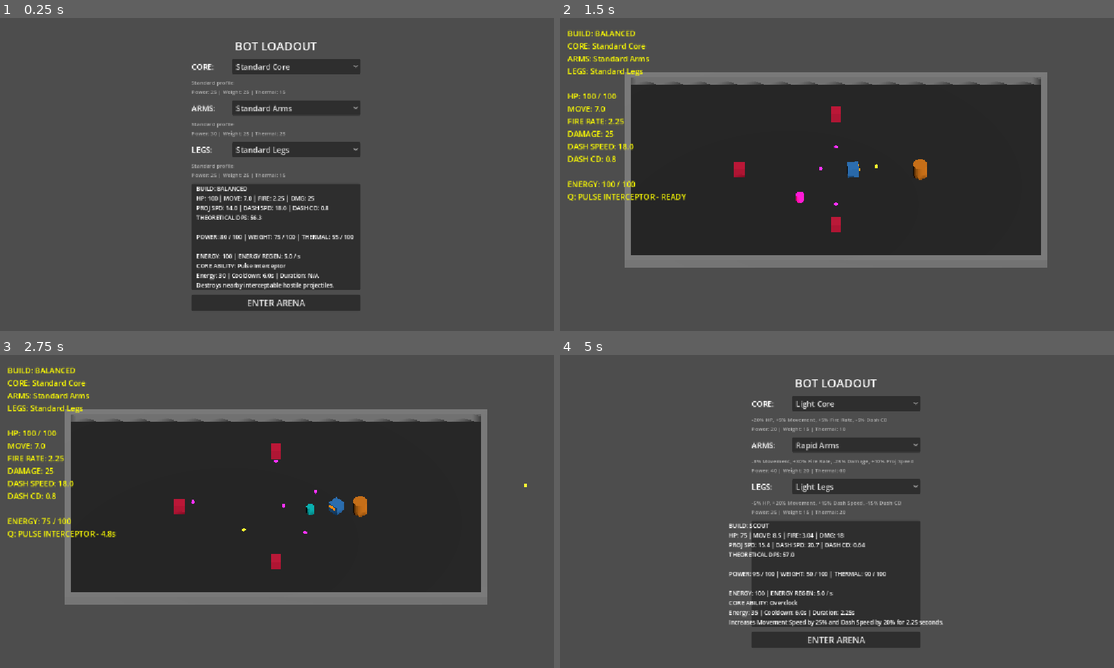
Above: before the commit, frames 1-4 (two rows, left to right).
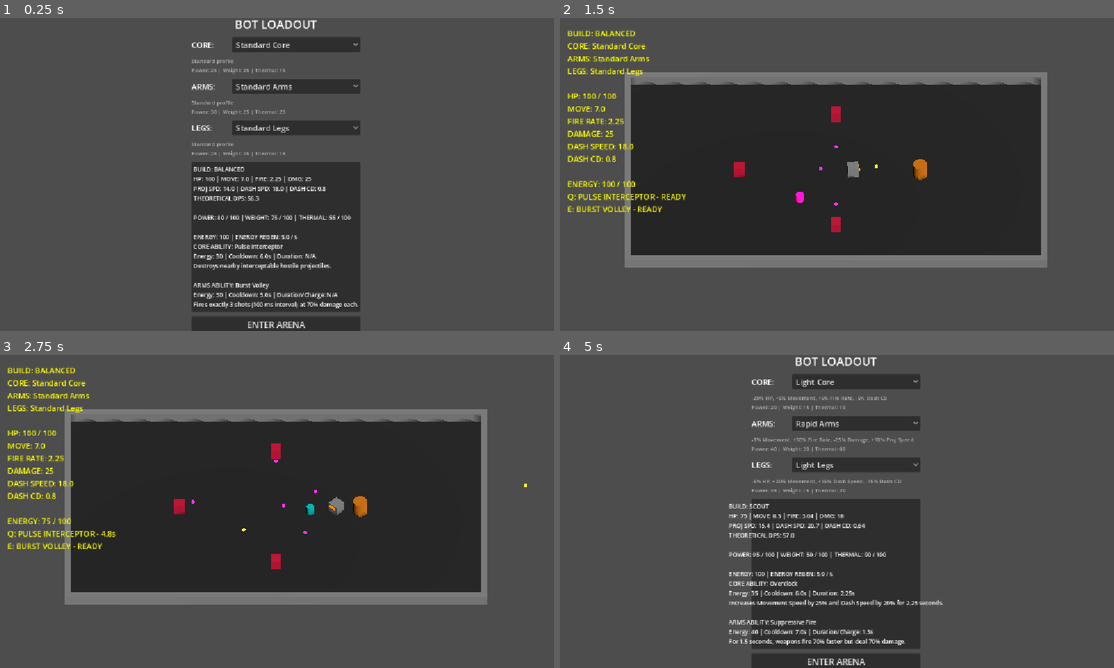
Above: after the commit, the same moments.

Repository: zwordup-sudo/BotArena
Game: Godot game, scene res://scenes/loadout_3d.tscn
Same seed, same stepped clock (60 frames per second), same inputs: the game is played once before the commit and once after it.
Inputs (mouse positions are in pixels of both pictures, inside the frame that each line leads up to):
- Up to frame 1 (0.25 s): no input
- Up to frame 2 (1.5 s): click "ENTER ARENA" at 0.5 s; tap Enter at 1.25 s; move the mouse to (958, 158) at 1.27 s; press the mouse at (958, 158) at 1.28 s; hold D (move_right) from 1.28 s (still down)
- Up to frame 3 (2.75 s): tap Q (core_ability) at 1.55 s; release D (move_right) at 2 s; release the mouse at (398, 495) at 2 s; drag from (166, 527) to (249, 574) at 2.02 s
- Up to frame 4 (5 s): move the mouse to (892, 442) at 2.77 s; hold D (move_right) 2.78-3.5 s; tap Space (dash) at 2.85 s; tap E (arms_ability, bound only after the commit) at 3.05 s; drag from (809, 574) to (670, 464) at 3.52 s; move the mouse to (1003, 558) at 4.27 s; hold A (move_left) from 4.28 s (still down); tap 1 at 4.35 s; tap 2 at 4.55 s; tap Escape at 4.9 s

The runs differ from the first frame. In frame 1, 14% of the frame differs, in the area x 34-65%, y 0-100%; in frame 2, 0.3%; in frame 3, 0.3%; in frame 4, 14%, in the area x 30-70%, y 0-100%.

Commit message:
feat: validate arms active abilities

Diff:
--- a/project.godot
+++ b/project.godot
@@ -66,6 +66,12 @@
 "events": [Object(InputEventKey,"resource_local_to_scene":false,"resource_name":"","device":-1,"window_id":0,"alt_press …(190 unchanged characters)…
 ]
 }
+arms_ability={
+"deadzone": 0.5,
+"events": [Object(InputEventKey,"resource_local_to_scene":false,"resource_name":"","device":-1,"window_id":0,"alt_pressed":false,"shift_pressed":false,"ctrl_pressed":false,"meta_pressed":false,"pressed":false,"keycode":69,"physical_keycode":0,"key_label":0,"unicode":0,"location":0,"echo":false,"script":null)
+]
+}
+
 
 
 [physics]
--- /dev/null
+++ b/resources/abilities/arms/heavy_charged_shot.tres
@@ -0,0 +1,24 @@
+[gd_resource type="Resource" script_class="AbilityData" load_steps=2 format=3]
+
+[ext_resource type="Script" path="res://scripts/data/ability_data.gd" id="1_ability"]
+
+[resource]
+script = ExtResource("1_ability")
+id = "heavy_charged_shot"
+display_name = "Charged Shot"
+description = "Charges for 0.8s, firing a massive projectile dealing 250% damage at 85% speed."
+energy_cost = 35.0
+cooldown = 6.0
+duration = 0.0
+effect_type = 5
+pulse_radius = 0.0
+movement_speed_pct = 0.0
+dash_speed_pct = 0.0
+incoming_damage_multiplier = 1.0
+projectile_count = 1
+shot_interval = 0.0
+projectile_damage_multiplier = 2.50
+fire_rate_multiplier = 1.0
+charge_time = 0.80
+projectile_size_multiplier = 1.60
+projectile_speed_multiplier = 0.85
--- /dev/null
+++ b/resources/abilities/arms/rapid_suppressive_fire.tres
@@ -0,0 +1,24 @@
+[gd_resource type="Resource" script_class="AbilityData" load_steps=2 format=3]
+
+[ext_resource type="Script" path="res://scripts/data/ability_data.gd" id="1_ability"]
+
+[resource]
+script = ExtResource("1_ability")
+id = "rapid_suppressive_fire"
+display_name = "Suppressive Fire"
+description = "For 1.5 seconds, weapons fire 70% faster but deal 70% damage."
+energy_cost = 40.0
+cooldown = 7.0
+duration = 1.5
+effect_type = 4
+pulse_radius = 0.0
+movement_speed_pct = 0.0
+dash_speed_pct = 0.0
+incoming_damage_multiplier = 1.0
+projectile_count = 0
+shot_interval = 0.0
+projectile_damage_multiplier = 0.70
+fire_rate_multiplier = 1.70
+charge_time = 0.0
+projectile_size_multiplier = 1.0
+projectile_speed_multiplier = 1.0
--- /dev/null
+++ b/resources/abilities/arms/standard_burst_volley.tres
@@ -0,0 +1,24 @@
+[gd_resource type="Resource" script_class="AbilityData" load_steps=2 format=3]
+
+[ext_resource type="Script" path="res://scripts/data/ability_data.gd" id="1_ability"]
+
+[resource]
+script = ExtResource("1_ability")
+id = "standard_burst_volley"
+display_name = "Burst Volley"
+description = "Fires exactly 3 shots (100 ms interval) at 70% damage each."
+energy_cost = 30.0
+cooldown = 5.0
+duration = 0.0
+effect_type = 3
+pulse_radius = 0.0
+movement_speed_pct = 0.0
+dash_speed_pct = 0.0
+incoming_damage_multiplier = 1.0
+projectile_count = 3
+shot_interval = 0.10
+projectile_damage_multiplier = 0.70
+fire_rate_multiplier = 1.0
+charge_time = 0.0
+projectile_size_multiplier = 1.0
+projectile_speed_multiplier = 1.0
--- a/resources/parts/arms/heavy_arms.tres
+++ b/resources/parts/arms/heavy_arms.tres
@@ -1,9 +1,10 @@
-[gd_resource type="Resource" script_class="PartData" load_steps=2 format=3]
+[gd_resource type="Resource" script_class="PartData" load_steps=3 format=3]
 
-[ext_resource type="Script" path="res://scripts/data/part_data.gd" id="1_partdata"]
+[ext_resource type="Resource" path="res://resources/abilities/arms/heavy_charged_shot.tres" id="1_ability"]
+[ext_resource type="Script" path="res://scripts/data/part_data.gd" id="2_partdata"]
 
 [resource]
-script = ExtResource("1_partdata")
+script = ExtResource("2_partdata")
 id = "heavy_arms"
 display_name = "Heavy Arms"
 slot = 1
@@ -19,3 +20,4 @@
 power_cost = 45.0
 weight_cost = 40.0
 thermal_load = 40.0
+active_ability = ExtResource("1_ability")
--- a/resources/parts/arms/rapid_arms.tres
+++ b/resources/parts/arms/rapid_arms.tres
@@ -1,9 +1,10 @@
-[gd_resource type="Resource" script_class="PartData" load_steps=2 format=3]
+[gd_resource type="Resource" script_class="PartData" load_steps=3 format=3]
 
-[ext_resource type="Script" path="res://scripts/data/part_data.gd" id="1_partdata"]
+[ext_resource type="Resource" path="res://resources/abilities/arms/rapid_suppressive_fire.tres" id="1_ability"]
+[ext_resource type="Script" path="res://scripts/data/part_data.gd" id="2_partdata"]
 
 [resource]
-script = ExtResource("1_partdata")
+script = ExtResource("2_partdata")
 id = "rapid_arms"
 display_name = "Rapid Arms"
 slot = 1
@@ -19,3 +20,4 @@
 power_cost = 40.0
 weight_cost = 20.0
 thermal_load = 60.0
+active_ability = ExtResource("1_ability")
--- a/resources/parts/arms/standard_arms.tres
+++ b/resources/parts/arms/standard_arms.tres
@@ -1,9 +1,10 @@
-[gd_resource type="Resource" script_class="PartData" load_steps=2 format=3]
+[gd_resource type="Resource" script_class="PartData" load_steps=3 format=3]
 
-[ext_resource type="Script" path="res://scripts/data/part_data.gd" id="1_partdata"]
+[ext_resource type="Resource" path="res://resources/abilities/arms/standard_burst_volley.tres" id="1_ability"]
+[ext_resource type="Script" path="res://scripts/data/part_data.gd" id="2_partdata"]
 
 [resource]
-script = ExtResource("1_partdata")
+script = ExtResource("2_partdata")
 id = "standard_arms"
 display_name = "Standard Arms"
 slot = 1
@@ -19,3 +20,4 @@
 power_cost = 30.0
 weight_cost = 25.0
 thermal_load = 25.0
+active_ability = ExtResource("1_ability")
--- a/scenes/loadout_3d.tscn
+++ b/scenes/loadout_3d.tscn
@@ -19,9 +19,9 @@
 anchor_right = 0.5
 anchor_bottom = 0.5
 offset_left = -175.0
-offset_top = -280.0
+offset_top = -300.0
 offset_right = 175.0
-offset_bottom = 280.0
+offset_bottom = 300.0
 grow_horizontal = 2
 grow_vertical = 2
 theme_override_constants/separation = 10
@@ -87,7 +87,7 @@
 autowrap_mode = 2
 
 [node name="StatsPanel" type="Panel" parent="VBoxContainer"]
-custom_minimum_size = Vector2(0, 220)
+custom_minimum_size = Vector2(0, 310)
 layout_mode = 2
 
 [node name="StatsLabel" type="Label" parent="VBoxContainer/StatsPanel"]
--- a/scripts/data/ability_data.gd
+++ b/scripts/data/ability_data.gd
@@ -4,7 +4,10 @@
 enum EffectType {
 	PULSE_INTERCEPT,
 	TEMPORARY_STAT_MODIFIER,
-	DAMAGE_REDUCTION
+	DAMAGE_REDUCTION,
+	BURST_VOLLEY,
+	SUPPRESSIVE_FIRE,
+	CHARGED_SHOT
 }
 
 @export var id: String = ""
@@ -22,3 +25,12 @@
 @export var movement_speed_pct: float = 0.0
 @export var dash_speed_pct: float = 0.0
 @export var incoming_damage_multiplier: float = 1.0
+
+# Arms Ability configuration fields
+@export var projectile_count: int = 0
+@export var shot_interval: float = 0.0
+@export var projectile_damage_multiplier: float = 1.0
+@export var fire_rate_multiplier: float = 1.0
+@export var charge_time: float = 0.0
+@export var projectile_size_multiplier: float = 1.0
+@export var projectile_speed_multiplier: float = 1.0
--- a/scripts/loadout_3d.gd
+++ b/scripts/loadout_3d.gd
@@ -146,6 +146,20 @@
 			"Energy: " + str(int(ab.energy_cost)) + " | Cooldown: " + str(ab.cooldown) + "s | Duration: " + dur_str + "\n" + \
 			ab.description
 
+	# Arms active ability summary
+	var arms_txt = "ARMS ABILITY: None"
+	if current_build.arms and current_build.arms.active_ability:
+		var ab = current_build.arms.active_ability
+		var dur_str = "N/A"
+		if ab.duration > 0.0:
+			dur_str = str(ab.duration) + "s"
+		elif ab.charge_time > 0.0:
+			dur_str = "Charge: " + str(ab.charge_time) + "s"
+
+		arms_txt = "ARMS ABILITY: " + ab.display_name + "\n" + \
+			"Energy: " + str(int(ab.energy_cost)) + " | Cooldown: " + str(ab.cooldown) + "s | Duration/Charge: " + dur_str + "\n" + \
+			ab.description
+
 	stats_label.text = (
 		"BUILD: " + build_name + stress_txt + "\n" +
 		"HP: " + str(int(calc.max_health)) + " | MOVE: " + str(snapped(calc.movement_speed, 0.1)) + " | FIRE: " + str(snapped(calc.fire_rate, 0.01)) + " | DMG: " + str(int(calc.projectile_damage)) + "\n" +
@@ -153,7 +167,8 @@
 		"THEORETICAL DPS: " + str(snapped(dps, 0.1)) + "\n\n" +
 		"POWER: " + power_txt + " | WEIGHT: " + weight_txt + " | THERMAL: " + thermal_txt + "\n\n" +
 		"ENERGY: 100 | ENERGY REGEN: 5.0 / s\n" +
-		ability_txt
+		ability_txt + "\n\n" +
+		arms_txt
 	)
 
 func _on_enter_pressed() -> void:
--- a/scripts/player_3d.gd
+++ b/scripts/player_3d.gd
@@ -53,20 +53,35 @@
 var dash_cooldown_timer: float = 0.0
 var dash_direction: Vector3 = Vector3.ZERO
 
-# Energy System
+# Energy System (Shared combat resource)
 var max_energy: float = 100.0
 var energy_regen_per_second: float = 5.0
 var current_energy: float = 100.0
 
-# Temporary Active Ability Stat Modifiers
-var temporary_speed_mod: float = 0.0
-var temporary_dash_speed_mod: float = 0.0
+# Core Active Ability temporary stats modifiers
+var core_temp_speed_mod: float = 0.0
+var core_temp_dash_speed_mod: float = 0.0
 var incoming_damage_multiplier: float = 1.0
 
-# Active Ability State
-var cooldown_timer: float = 0.0
-var duration_timer: float = 0.0
-var is_ability_active: bool = false
+# Arms Active Ability temporary stats modifiers
+var arms_temp_fire_rate_multiplier: float = 1.0
+var arms_temp_projectile_damage_multiplier: float = 1.0
+
+# Independent Core Ability State (Q)
+var core_cooldown_timer: float = 0.0
+var core_duration_timer: float = 0.0
+var is_core_active: bool = false
+
+# Independent Arms Ability State (E)
+var arms_cooldown_timer: float = 0.0
+var arms_duration_timer: float = 0.0
+var is_arms_active: bool = false
+
+# Arms ability execution block parameters
+var is_burst_volley_active: bool = false
+var is_charged_shot_charging: bool = false
+var charged_shot_charge_timer: float = 0.0
+
 var current_build_name: String = "BALANCED"
 
 func _ready() -> void:
@@ -97,12 +112,14 @@
 	if bot_build:
 		var calc = load("res://scripts/data/bot_stat_calculator.gd").calculate(bot_build)
 		max_health = calc.max_health
-		speed = calc.movement_speed * (1.0 + temporary_speed_mod)
-		fire_rate = calc.fire_rate
-		projectile_damage = calc.projectile_damage
+
+		# Coexisting modifiers: Permanent Effective Stats + Core Temp + Arms Temp
+		speed = calc.movement_speed * (1.0 + core_temp_speed_mod)
+		fire_rate = calc.fire_rate * arms_temp_fire_rate_multiplier
+		projectile_damage = calc.projectile_damage * arms_temp_projectile_damage_multiplier
 		projectile_speed = calc.projectile_speed
 
-		dash_speed = calc.dash_speed * (1.0 + temporary_dash_speed_mod)
+		dash_speed = calc.dash_speed * (1.0 + core_temp_dash_speed_mod)
 		dash_duration = calc.dash_duration
 		dash_cooldown = calc.dash_cooldown
 
@@ -111,16 +128,30 @@
 	current_build_name = build_name
 
 	# Clear temporary stat overrides
-	is_ability_active = false
-	temporary_speed_mod = 0.0
-	temporary_dash_speed_mod = 0.0
+	is_core_active = false
+	core_temp_speed_mod = 0.0
+	core_temp_dash_speed_mod = 0.0
 	incoming_damage_multiplier = 1.0
-	cooldown_timer = 0.0
-	duration_timer = 0.0
+	core_cooldown_timer = 0.0
+	core_duration_timer = 0.0
+
+	is_arms_active = false
+	arms_temp_fire_rate_multiplier = 1.0
+	arms_temp_projectile_damage_multiplier = 1.0
+	arms_cooldown_timer = 0.0
+	arms_duration_timer = 0.0
+
+	is_burst_volley_active = false
+	is_charged_shot_charging = false
+	charged_shot_charge_timer = 0.0
+
 	current_energy = max_energy
 
 	recalculate_stats()
 	current_health = max_health
+
+	# Update mesh visual shader override
+	update_mesh_color()
 
 	# Update index track if we loaded a preset
 	if build_name == "BALANCED":
@@ -234,22 +265,38 @@
 	# Energy Regeneration
 	current_energy = clamp(current_energy + energy_regen_per_second * delta, 0.0, max_energy)
 
-	# Ability Cooldown tracking
-	if cooldown_timer > 0.0:
-		cooldown_timer -= delta
-
-	# Ability Duration tracking
-	if is_ability_active:
-		duration_timer -= delta
-		if duration_timer <= 0.0:
-			end_ability()
-
-	# Trigger core ability
+	# Independent Core Ability Cooldown and Duration tracking
+	if core_cooldown_timer > 0.0:
+		core_cooldown_timer -= delta
+	if is_core_active:
+		core_duration_timer -= delta
+		if core_duration_timer <= 0.0:
+			end_core_ability()
+
+	# Independent Arms Ability Cooldown and Duration tracking
+	if arms_cooldown_timer > 0.0:
+		arms_cooldown_timer -= delta
+	if is_arms_active:
+		arms_duration_timer -= delta
+		if arms_duration_timer <= 0.0:
+			end_arms_ability()
+
+	# Charged Shot Charge Timer tracking
+	if is_charged_shot_charging:
+		charged_shot_charge_timer -= delta
+		if charged_shot_charge_timer <= 0.0:
+			fire_charged_shot()
+
+	# Trigger core ability (Q)
 	if Input.is_action_just_pressed("core_ability"):
-		activate_ability()
-
-	# Primary Attack (Continuous fire)
-	if Input.is_action_pressed("attack_primary"):
+		activate_core_ability()
+
+	# Trigger arms ability (E)
+	if Input.is_action_just_pressed("arms_ability"):
+		activate_arms_ability()
+
+	# Primary Attack (Continuous fire) - Disabled during Burst Volley and Charged Shot Charging
+	if Input.is_action_pressed("attack_primary") and not is_burst_volley_active and not is_charged_shot_charging:
 		if fire_cooldown_timer <= 0.0:
 			shoot()
 			fire_cooldown_timer = 1.0 / fire_rate
@@ -257,32 +304,28 @@
 	# Update Canvas HUD
 	update_canvas_hud()
 
-func activate_ability() -> void:
+func activate_core_ability() -> void:
 	if not bot_build or not bot_build.core or not bot_build.core.active_ability:
 		return
 	var ability = bot_build.core.active_ability
-	if cooldown_timer > 0.0:
+	if core_cooldown_timer > 0.0:
 		return
 	if current_energy < ability.energy_cost:
 		return
 
-	# Consume energy and trigger cooldown
 	current_energy -= ability.energy_cost
-	cooldown_timer = ability.cooldown
+	core_cooldown_timer = ability.cooldown
 
 	var effect_type = ability.get("effect_type")
 	if effect_type == 0: # PULSE_INTERCEPT
 		execute_pulse(ability.pulse_radius)
 	elif effect_type == 1: # TEMPORARY_STAT_MODIFIER
-		start_stat_modifier(ability)
+		start_core_stat_modifier(ability)
 	elif effect_type == 2: # DAMAGE_REDUCTION
-		start_damage_reduction(ability)
+		start_core_damage_reduction(ability)
 
 func execute_pulse(radius: float) -> void:
-	# Visual ring effect
 	create_pulse_visual(radius)
-
-	# Find hostile projectiles in group
 	var project_group = get_tree().get_nodes_in_group("hostile_projectile")
 	for proj in project_group:
 		if is_instance_valid(proj) and proj.get("can_be_intercepted") == true:
@@ -306,48 +349,169 @@
 	get_parent().add_child(mesh_instance)
 	mesh_instance.global_position = global_position
 
-	# Scale animation
 	mesh_instance.scale = Vector3.ZERO
 	var tween = create_tween()
 	tween.tween_property(mesh_instance, "scale", Vector3.ONE, 0.25)
 	tween.tween_callback(mesh_instance.queue_free)
 
-func start_stat_modifier(ability: Resource) -> void:
-	is_ability_active = true
-	duration_timer = ability.duration
-	temporary_speed_mod = ability.movement_speed_pct
-	temporary_dash_speed_mod = ability.dash_speed_pct
-
-	# Cyan color shader indication
-	var active_mat = StandardMaterial3D.new()
-	active_mat.albedo_color = Color(0.2, 0.9, 0.9)
-	active_mat.roughness = 0.4
-	aim_pivot.get_node("BodyMesh").material_override = active_mat
-
+func start_core_stat_modifier(ability: Resource) -> void:
+	is_core_active = true
+	core_duration_timer = ability.duration
+	core_temp_speed_mod = ability.movement_speed_pct
+	core_temp_dash_speed_mod = ability.dash_speed_pct
+
+	update_mesh_color()
 	recalculate_stats()
 
-func start_damage_reduction(ability: Resource) -> void:
-	is_ability_active = true
-	duration_timer = ability.duration
-	temporary_speed_mod = ability.movement_speed_pct
+func start_core_damage_reduction(ability: Resource) -> void:
+	is_core_active = true
+	core_duration_timer = ability.duration
+	core_temp_speed_mod = ability.movement_speed_pct
 	incoming_damage_multiplier = ability.incoming_damage_multiplier
 
-	# Steel/Yellow color shader indication
-	var active_mat = StandardMaterial3D.new()
-	active_mat.albedo_color = Color(0.9, 0.7, 0.1)
-	active_mat.roughness = 0.2
-	aim_pivot.get_node("BodyMesh").material_override = active_mat
-
+	update_mesh_color()
 	recalculate_stats()
 
-func end_ability() -> void:
-	is_ability_active = false
-	temporary_speed_mod = 0.0
-	temporary_dash_speed_mod = 0.0
+func end_core_ability() -> void:
+	is_core_active = false
+	core_temp_speed_mod = 0.0
+	core_temp_dash_speed_mod = 0.0
 	incoming_damage_multiplier = 1.0
 
-	aim_pivot.get_node("BodyMesh").material_override = null
+	update_mesh_color()
 	recalculate_stats()
+
+func activate_arms_ability() -> void:
+	if not bot_build or not bot_build.arms or not bot_build.arms.active_ability:
+		return
+	var ability = bot_build.arms.active_ability
+	if arms_cooldown_timer > 0.0:
+		return
+	if current_energy < ability.energy_cost:
+		return
+
+	current_energy -= ability.energy_cost
+	arms_cooldown_timer = ability.cooldown
+
+	var effect_type = ability.get("effect_type")
+	if effect_type == 3: # BURST_VOLLEY
+		execute_burst_volley(ability)
+	elif effect_type == 4: # SUPPRESSIVE_FIRE
+		start_arms_suppressive_fire(ability)
+	elif effect_type == 5: # CHARGED_SHOT
+		start_arms_charged_shot(ability)
+
+func execute_burst_volley(ability: Resource) -> void:
+	is_burst_volley_active = true
+	var count = ability.projectile_count
+	var interval = ability.shot_interval
+	var dmg_mult = ability.projectile_damage_multiplier
+
+	for i in range(count):
+		if not is_inside_tree():
+			return
+		fire_burst_projectile(dmg_mult)
+		if i < count - 1:
+			await get_tree().create_timer(interval).timeout
+
+	is_burst_volley_active = false
+
+func fire_burst_projectile(dmg_mult: float) -> void:
+	var proj = PROJECTILE_SCENE.instantiate()
+	var aim_dir = -aim_pivot.global_transform.basis.z
+	aim_dir.y = 0.0
+	aim_dir = aim_dir.normalized()
+
+	var projectiles_node = get_parent().get_node_or_null("Projectiles3D")
+	if projectiles_node:
+		projectiles_node.add_child(proj)
+
+	proj.global_position = muzzle.global_position
+	proj.direction = aim_dir
+	# Deals modifier % of dynamic projectile_damage
+	proj.damage = projectile_damage * dmg_mult
+	proj.speed = projectile_speed
+
+func start_arms_suppressive_fire(ability: Resource) -> void:
+	is_arms_active = true
+	arms_duration_timer = ability.duration
+	arms_temp_fire_rate_multiplier = ability.fire_rate_multiplier
+	arms_temp_projectile_damage_multiplier = ability.projectile_damage_multiplier
+
+	update_mesh_color()
+	recalculate_stats()
+
+func end_arms_ability() -> void:
+	is_arms_active = false
+	arms_temp_fire_rate_multiplier = 1.0
+	arms_temp_projectile_damage_multiplier = 1.0
+
+	update_mesh_color()
+	recalculate_stats()
+
+func start_arms_charged_shot(ability: Resource) -> void:
+	is_charged_shot_charging = true
+	charged_shot_charge_timer = ability.charge_time
+
+	update_mesh_color()
+
+func fire_charged_shot() -> void:
+	is_charged_shot_charging = false
+	update_mesh_color()
+
+	if not bot_build or not bot_build.arms or not bot_build.arms.active_ability:
+		return
+	var ability = bot_build.arms.active_ability
+
+	var proj = PROJECTILE_SCENE.instantiate()
+	var aim_dir = -aim_pivot.global_transform.basis.z
+	aim_dir.y = 0.0
+	aim_dir = aim_dir.normalized()
+
+	# Scale projectile visual/collision bounds dynamically
+	var scale_factor = ability.projectile_size_multiplier
+	proj.scale = Vector3(scale_factor, scale_factor, scale_factor)
+
+	var projectiles_node = get_parent().get_node_or_null("Projectiles3D")
+	if projectiles_node:
+		projectiles_node.add_child(proj)
+
+	proj.global_position = muzzle.global_position
+	proj.direction = aim_dir
+	# Scaled projectile damage and speed from dynamic current effective build stats
+	proj.damage = projectile_damage * ability.projectile_damage_multiplier
+	proj.speed = projectile_speed * ability.projectile_speed_multiplier
+	proj.can_be_intercepted = true
+
+func update_mesh_color() -> void:
+	var mesh = aim_pivot.get_node_or_null("BodyMesh")
+	if not mesh:
+		return
+
+	if is_charged_shot_charging:
+		var mat = StandardMaterial3D.new()
+		mat.albedo_color = Color(0.6, 0.2, 1.0)
+		mat.roughness = 0.2
+		mesh.material_override = mat
+	elif is_arms_active: # Suppressive Fire
+		var mat = StandardMaterial3D.new()
+		mat.albedo_color = Color(1.0, 0.2, 0.6)
+		mat.roughness = 0.4
+		mesh.material_override = mat
+	elif is_core_active:
+		var ability_type = bot_build.core.active_ability.effect_type
+		if ability_type == 1: # Overclock (Cyan)
+			var mat = StandardMaterial3D.new()
+			mat.albedo_color = Color(0.2, 0.9, 0.9)
+			mat.roughness = 0.4
+			mesh.material_override = mat
+		elif ability_type == 2: # Fortify (Gold)
+			var mat = StandardMaterial3D.new()
+			mat.albedo_color = Color(0.9, 0.7, 0.1)
+			mat.roughness = 0.2
+			mesh.material_override = mat
+	else:
+		mesh.material_override = null
 
 func update_canvas_hud() -> void:
 	var label = get_tree().current_scene.get_node_or_null("CanvasLayer/DebugLabel")
@@ -356,17 +520,31 @@
 		var arms_name = bot_build.arms.display_name if (bot_build and bot_build.arms) else "None"
 		var legs_name = bot_build.legs.display_name if (bot_build and bot_build.legs) else "None"
 
-		# Format ability status
-		var ability_status = "NONE"
+		# Format Core ability status
+		var core_status = "NONE"
 		if bot_build and bot_build.core and bot_build.core.active_ability:
 			var ability = bot_build.core.active_ability
 			var ab_name = ability.display_name.to_upper()
-			if is_ability_active:
-				ability_status = ab_name + " - ACTIVE " + str(snapped(duration_timer, 0.1)) + "s"
-			elif cooldown_timer > 0.0:
-				ability_status = ab_name + " - " + str(snapped(cooldown_timer, 0.1)) + "s"
+			if is_core_active:
+				core_status = ab_name + " - ACTIVE " + str(snapped(core_duration_timer, 0.1)) + "s"
+			elif core_cooldown_timer > 0.0:
+				core_status = ab_name + " - " + str(snapped(core_cooldown_timer, 0.1)) + "s"
 			else:
-				ability_status = ab_name + " - READY"
+				core_status = ab_name + " - READY"
+
+		# Format Arms ability status
+		var arms_status = "NONE"
+		if bot_build and bot_build.arms and bot_build.arms.active_ability:
+			var ability = bot_build.arms.active_ability
+			var ab_name = ability.display_name.to_upper()
+			if is_charged_shot_charging:
+				arms_status = ab_name + " - CHARGING " + str(snapped(charged_shot_charge_timer, 0.1)) + "s"
+			elif is_arms_active:
+				arms_status = ab_name + " - ACTIVE " + str(snapped(arms_duration_timer, 0.1)) + "s"
+			elif arms_cooldown_timer > 0.0:
+				arms_status = ab_name + " - " + str(snapped(arms_cooldown_timer, 0.1)) + "s"
+			else:
+				arms_status = ab_name + " - READY"
 
 		label.text = (
 			"BUILD: " + current_build_name + "\n" +
@@ -380,7 +558,8 @@
 			"DASH SPEED: " + str(snapped(dash_speed, 0.1)) + "\n" +
 			"DASH CD: " + str(snapped(dash_cooldown, 0.01)) + "\n\n" +
 			"ENERGY: " + str(int(current_energy)) + " / 100\n" +
-			"Q: " + ability_status
+			"Q: " + core_status + "\n" +
+			"E: " + arms_status
 		)
 
 func start_dash() -> void:
@@ -400,18 +579,14 @@
 
 func shoot() -> void:
 	var proj = PROJECTILE_SCENE.instantiate()
-
-	# Get aiming direction (forward is local -Z)
 	var aim_dir = -aim_pivot.global_transform.basis.z
 	aim_dir.y = 0.0
 	aim_dir = aim_dir.normalized()
 
-	# Add to Projectiles3D node first so its global space transforms are resolved relative to parent
 	var projectiles_node = get_parent().get_node_or_null("Projectiles3D")
 	if projectiles_node:
 		projectiles_node.add_child(proj)
 
-	# Set position, dynamic projectile damage, and speed
 	proj.global_position = muzzle.global_position
 	proj.direction = aim_dir
 	proj.damage = projectile_damage
